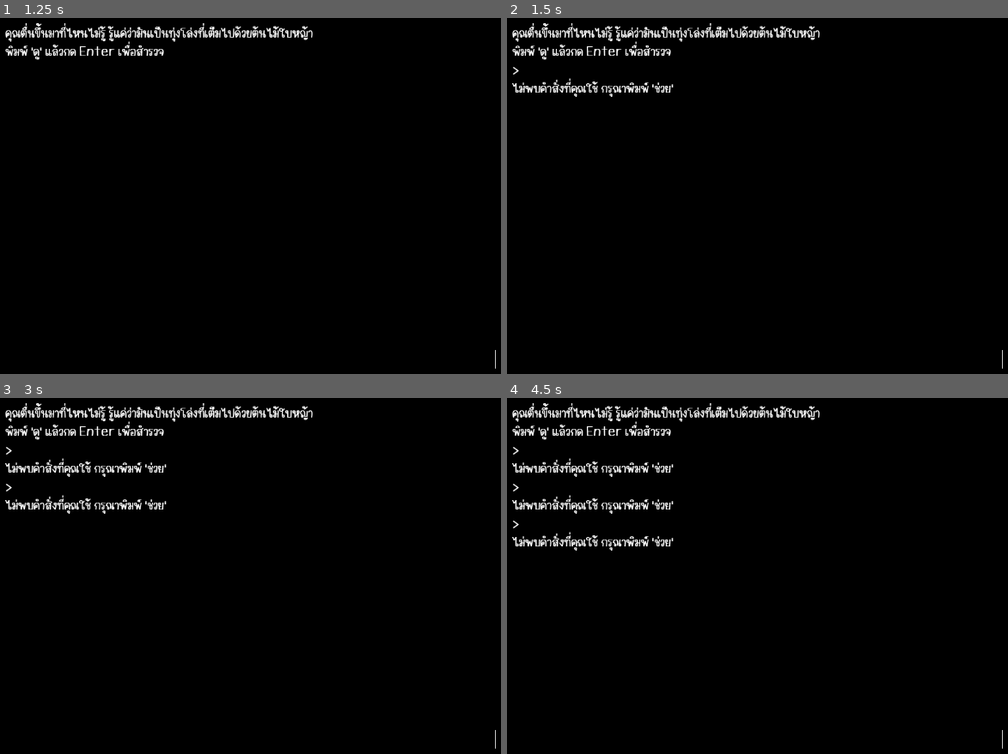
Above: before the commit, frames 1-4 (two rows, left to right).
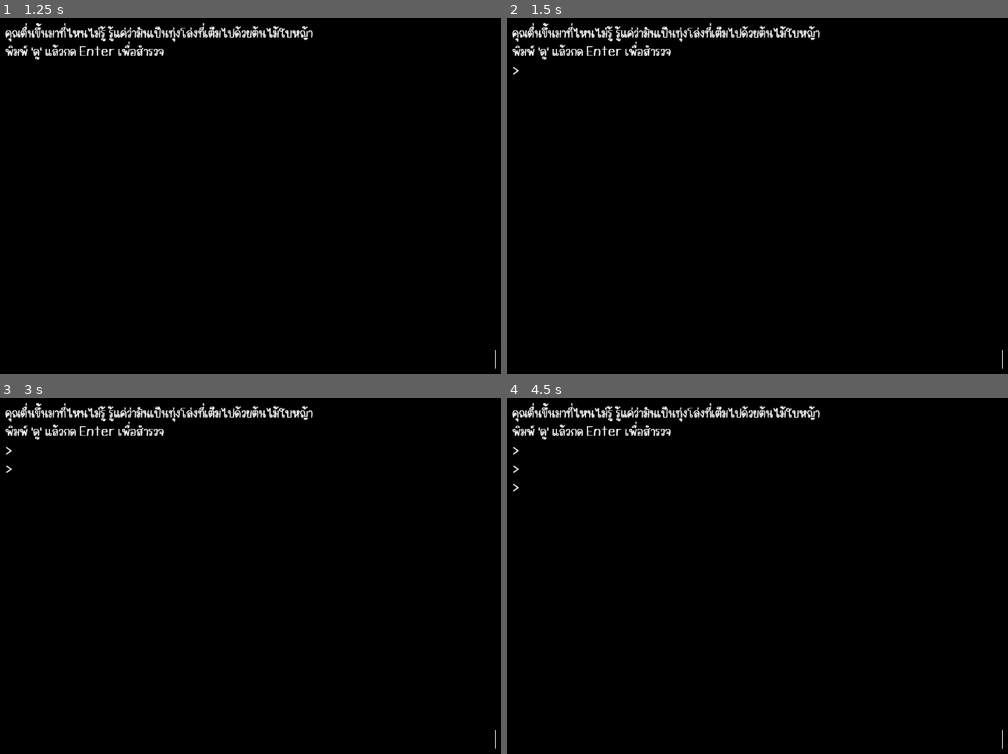
Above: after the commit, the same moments.

Repository: AcekeyHusky/project-odon
Game: Godot game, scene res://scenes/game.tscn
The game is run twice, just before and just after one commit, with the same random seed, the same clock (stepped at 60 frames per second) and the same inputs. Before the commit the project starts from res://game.tscn.
Inputs:
- Up to frame 1 (1.25 s): tap Enter (enter) at 0.5, 0.6 s
- Up to frame 2 (1.5 s): tap Space at 1.25 s; tap Enter (enter) at 1.35 s
- Up to frame 3 (3 s): tap Enter (enter) at 2, 2.1, 2.85 s; tap Space at 2.75 s
- Up to frame 4 (4.5 s): tap Enter (enter) at 3.5, 3.6, 4.35 s; tap Space at 4.25 s

Frame 1 is identical in both runs. In frame 2, 0.5% of the frame differs, in the area x 1-34%, y 16-23%; in frame 3, 1.0%; in frame 4, 1.6%, in the area x 1-34%, y 16-43%.

Commit message:
Overhaul Commands
No more hard code

Improve Commands structure, maybe future support modding?

Diff:
--- a/game.tscn
+++ /dev/null
@@ -1,84 +0,0 @@
-[gd_scene load_steps=10 format=3 uid="uid://dwd6iobkvqiah"]
-
-[ext_resource type="Script" path="res://scripts/Game.gd" id="1_cy8ls"]
-[ext_resource type="Theme" uid="uid://b0deih8fdao70" path="res://assets/themes/theme_01.tres" id="3_ep55m"]
-[ext_resource type="Script" path="res://scripts/GameManger.gd" id="3_swuky"]
-[ext_resource type="Script" path="res://scripts/Settings.gd" id="4_bhwpl"]
-[ext_resource type="Script" path="res://scripts/Commands.gd" id="5_06phl"]
-[ext_resource type="Script" path="res://scripts/Events.gd" id="6_axqxg"]
-[ext_resource type="Script" path="res://scripts/Places.gd" id="7_sldi0"]
-[ext_resource type="Script" path="res://scripts/World.gd" id="8_bucla"]
-
-[sub_resource type="GDScript" id="GDScript_82uow"]
-script/source = "extends Node
-
-var stats = {
-	\"hp\" : 10,
-	\"nick\" : \"jo\",
-	\"tired\" : 100,
-	\"cur_pos\" : 0,
-}
-
-var inventory = {
-	\"gold\" : 0,
-	\"rock\" : 0,
-	\"stick\" : 0
-}
-"
-
-[node name="Game" type="Node2D"]
-script = ExtResource("1_cy8ls")
-
-[node name="GameManager" type="Control" parent="."]
-layout_mode = 3
-anchors_preset = 0
-offset_right = 40.0
-offset_bottom = 40.0
-theme = ExtResource("3_ep55m")
-script = ExtResource("3_swuky")
-
-[node name="Settings" type="Node" parent="GameManager"]
-script = ExtResource("4_bhwpl")
-
-[node name="Logs" type="RichTextLabel" parent="GameManager"]
-modulate = Color(0, 1, 1, 1)
-layout_mode = 0
-offset_left = 16.0
-offset_top = 16.0
-offset_right = 1136.0
-offset_bottom = 632.0
-auto_translate = false
-localize_numeral_system = false
-theme_override_font_sizes/normal_font_size = 20
-bbcode_enabled = true
-fit_content = true
-scroll_following = true
-threaded = true
-
-[node name="Input" type="TextEdit" parent="GameManager"]
-layout_mode = 0
-offset_left = 834.0
-offset_top = 560.0
-offset_right = 1135.0
-offset_bottom = 636.0
-auto_translate = false
-localize_numeral_system = false
-theme_override_colors/background_color = Color(0, 0, 0, 1)
-theme_override_font_sizes/font_size = 20
-wrap_mode = 1
-caret_blink = true
-
-[node name="Player" type="Node" parent="GameManager"]
-script = SubResource("GDScript_82uow")
-
-[node name="Commands" type="Node" parent="GameManager"]
-script = ExtResource("5_06phl")
-
-[node name="Events" type="Node" parent="GameManager"]
-script = ExtResource("6_axqxg")
-
-[node name="Places" type="Node" parent="GameManager"]
-script = ExtResource("7_sldi0")
-
-[node name="World" type="Node" parent="GameManager"]
-script = ExtResource("8_bucla")
--- a/project.godot
+++ b/project.godot
@@ -11,7 +11,7 @@
 [application]
 
 config/name="โอดอน ผจญภัยอะไรไม่รู้"
-run/main_scene="res://game.tscn"
+run/main_scene="res://scenes/game.tscn"
 config/features=PackedStringArray("4.1", "Mobile")
 boot_splash/bg_color=Color(0.141176, 0.141176, 0.141176, 1)
 config/icon="res://icon.svg"
--- /dev/null
+++ b/scenes/commands.tscn
@@ -0,0 +1,34 @@
+[gd_scene load_steps=9 format=3 uid="uid://balihp4qfx0hg"]
+
+[ext_resource type="Script" path="res://scripts/commands/Commands.gd" id="1_qbptl"]
+[ext_resource type="Script" path="res://scripts/commands/CmdHelp.gd" id="2_hmley"]
+[ext_resource type="Script" path="res://scripts/commands/CmdFilter.gd" id="3_2es76"]
+[ext_resource type="Script" path="res://scripts/commands/CmdLook.gd" id="3_7nb1r"]
+[ext_resource type="Script" path="res://scripts/commands/CmdSearch.gd" id="5_0d04i"]
+[ext_resource type="Script" path="res://scripts/commands/CmdSettings.gd" id="6_446ub"]
+[ext_resource type="Script" path="res://scripts/commands/CmdClear.gd" id="7_ve3dr"]
+[ext_resource type="Script" path="res://scripts/commands/CmdGo.gd" id="8_wsfdc"]
+
+[node name="Commands" type="Node"]
+script = ExtResource("1_qbptl")
+
+[node name="CmdExample" type="Node" parent="."]
+script = ExtResource("7_ve3dr")
+
+[node name="CmdHelp" type="Node" parent="."]
+script = ExtResource("2_hmley")
+
+[node name="CmdFilter" type="Node" parent="."]
+script = ExtResource("3_2es76")
+
+[node name="CmdLook" type="Node" parent="."]
+script = ExtResource("3_7nb1r")
+
+[node name="CmdSearch" type="Node" parent="."]
+script = ExtResource("5_0d04i")
+
+[node name="CmdSettings" type="Node" parent="."]
+script = ExtResource("6_446ub")
+
+[node name="CmdGo" type="Node" parent="."]
+script = ExtResource("8_wsfdc")
--- /dev/null
+++ b/scenes/game.tscn
@@ -0,0 +1,154 @@
+[gd_scene load_steps=11 format=3 uid="uid://mpjlxjskprpi"]
+
+[ext_resource type="Theme" uid="uid://b0deih8fdao70" path="res://assets/themes/theme_01.tres" id="3_ep55m"]
+[ext_resource type="Script" path="res://scripts/Settings.gd" id="4_bhwpl"]
+[ext_resource type="PackedScene" uid="uid://balihp4qfx0hg" path="res://scenes/commands.tscn" id="5_1teoh"]
+[ext_resource type="Script" path="res://scripts/Events.gd" id="6_axqxg"]
+[ext_resource type="Script" path="res://scripts/Places.gd" id="7_sldi0"]
+[ext_resource type="Script" path="res://scripts/World.gd" id="8_bucla"]
+[ext_resource type="Script" path="res://scripts/Node2D.gd" id="8_pbxnv"]
+[ext_resource type="Script" path="res://scripts/encounters/Encounters.gd" id="8_ybp4v"]
+
+[sub_resource type="GDScript" id="GDScript_j0p1s"]
+script/source = "extends Control
+@onready var game = self
+@onready var player = $Player
+@onready var world = $World
+@onready var logs = $Logs
+@onready var input = $Input
+@onready var settings = $Settings
+@onready var commands = $Commands
+
+var turn:int = 0
+var cur_place
+var cur_room:int = 0
+var max_room:int
+var room_env:String
+var random = RandomNumberGenerator.new()
+enum stages {FREE, SCRIPT}
+var cur_stage = stages.FREE
+
+func get_event(event):
+	cur_place = event.place
+
+func get_place(place):
+	var places_data = $Places.places
+	if place in places_data:
+		var place_info = places_data[place]
+		max_room = place_info[\"rooms\"]
+		print(place_info[\"env_msg\"])
+		room_env = place_info[\"env_msg\"]
+
+func printf(text):
+	if logs.get_parsed_text() != \"\":
+		logs.add_text(\"\\n\"+text)
+	else:
+		logs.add_text(text)
+
+func can_pass():
+	# if no_enemy_block
+		return true
+
+func take_step():
+	player.stats.tired -= 1
+	printf(\"คุณเดินหน้าต่อไปอีกก้าว\")
+	player.stats.cur_pos += 1
+	printf(\"คุณยังคงอยู่ใน \"+cur_place)
+	if random.randf_range(0,1) >= 0.5:
+		printf($Events.events.found_enemy.msg0)
+	print(\"Current World Position: \"+var_to_str(player.stats.cur_pos))
+
+func _ready():
+	random.randomize()
+	input.grab_focus()
+	get_event($Events.events.ev_start)
+	get_place(cur_place)
+	printf($Events.events.ev_start.msg0)
+	print(cur_stage)
+
+func _on_input_entered():
+		commands.process_input(input.text)
+		input.clear()
+
+func _process(_delta):
+	$Logs.modulate = $Settings.textColor
+	if Input.is_action_just_pressed(\"enter\") and input.text != \"\":
+		_on_input_entered()
+"
+
+[sub_resource type="GDScript" id="GDScript_82uow"]
+script/source = "extends Node
+
+var stats = {
+	\"hp\" : 10,
+	\"nick\" : \"jo\",
+	\"tired\" : 100,
+	\"cur_pos\" : 0,
+}
+
+var inventory = {
+	\"gold\" : 0,
+	\"rock\" : 0,
+	\"stick\" : 0
+}
+"
+
+[node name="Game" type="Control"]
+layout_mode = 3
+anchors_preset = 0
+offset_right = 40.0
+offset_bottom = 40.0
+auto_translate = false
+theme = ExtResource("3_ep55m")
+script = SubResource("GDScript_j0p1s")
+
+[node name="Node2D" type="Node2D" parent="."]
+script = ExtResource("8_pbxnv")
+
+[node name="Settings" type="Node" parent="."]
+script = ExtResource("4_bhwpl")
+
+[node name="Logs" type="RichTextLabel" parent="."]
+modulate = Color(0, 1, 1, 1)
+layout_mode = 0
+offset_left = 16.0
+offset_top = 16.0
+offset_right = 1136.0
+offset_bottom = 632.0
+auto_translate = false
+localize_numeral_system = false
+theme_override_font_sizes/normal_font_size = 20
+bbcode_enabled = true
+fit_content = true
+scroll_following = true
+threaded = true
+
+[node name="Input" type="TextEdit" parent="."]
+layout_mode = 0
+offset_left = 834.0
+offset_top = 560.0
+offset_right = 1135.0
+offset_bottom = 636.0
+auto_translate = false
+localize_numeral_system = false
+theme_override_colors/background_color = Color(0, 0, 0, 1)
+theme_override_font_sizes/font_size = 20
+wrap_mode = 1
+caret_blink = true
+
+[node name="Player" type="Node" parent="."]
+script = SubResource("GDScript_82uow")
+
+[node name="Commands" parent="." instance=ExtResource("5_1teoh")]
+
+[node name="Events" type="Node" parent="."]
+script = ExtResource("6_axqxg")
+
+[node name="Places" type="Node" parent="."]
+script = ExtResource("7_sldi0")
+
+[node name="World" type="Node" parent="."]
+script = ExtResource("8_bucla")
+
+[node name="Encounters" type="Node" parent="."]
+script = ExtResource("8_ybp4v")
--- a/scripts/Commands.gd
+++ /dev/null
@@ -1,111 +0,0 @@
-extends Node
-
-@onready var player = get_node("../Player")
-@onready var game = $".."
-@onready var logs = get_node("../Logs")
-@onready var settings = get_node("../Settings")
-
-var commands_list = [
-	{
-		"cmd": ["ดู", "เบิ่ง"],
-		"desc": "ดูไง",
-		"fun": Callable(self, "cmd_look"),
-		"visible_in_help": true,
-	},
-	{
-		"cmd": "นอน",
-		"desc": "นอนไง",
-		"fun": Callable(self, "cmd_rest"),
-		"visible_in_help": true,
-	},
-	{
-		"cmd": "ล้าง",
-		"desc": "ลบข้อความทั้งหมดไปจากหน้าต่าง",
-		"fun": Callable(self, "cmd_clear"),
-		"visible_in_help": true,
-	},
-	{
-		"cmd": "ไป",
-		"desc": "ไปไง",
-		"fun": Callable(self, "cmd_go"),
-		"visible_in_help": true,
-	},
-	{
-		"cmd": "ช่วย",
-		"desc": "ช่วยด้วยยยยยยยยยยยยยยยยยยยยย",
-		"fun": Callable(self, "cmd_help"),
-		"visible_in_help": true,
-	},
-	{
-		"cmd": "สถานะ",
-		"desc": "สถานะไง",
-		"fun": Callable(self, "cmd_status"),
-		"visible_in_help": true,
-	},
-	{
-		"cmd": "ต่อย",
-		"desc": "ต่อยไง",
-		"fun": Callable(self, "cmd_punch"),
-		"visible_in_help": true,
-	},
-	{
-		"cmd": ["ปรับแต่ง","ตั้งค่า"],
-		"desc": "ปรับแต่งรูปแบบจอแสดงผล (สีข้อความ)",
-		"fun": Callable(self, "cmd_setting"),
-		"visible_in_help": true,
-	},
-
-	# เพิ่มต่อให้ครบด้วยจ้า.....
-]
-
-var msg0:String
-var msg1:String
-var msg2:String
-var result_succ:String
-var result_fail:String
-
-func cmd_look():
-	msg0 = "คุณแหกตาเบิ่งสถานที่แห่งนี้ และพบว่า..."
-	game.printf(msg0+game.room_env)
-
-func cmd_search():
-	msg0 = "คุณพยายามค้นดูว่าที่นี่มีอะไรน่าสนใจบ้าง"
-	result_succ = "และคุณก็พบ"
-	result_fail = "แต่น่าเสียดายที่คุณไม่พบอะไรเลย"
-	game.printf(msg0)
-
-func cmd_rest():
-	var msg_showTired = " (ความเหนื่อยล้าปัจจุบัน: "+var_to_str(player.stats.tired)+")"
-	if player.stats.tired >= 80:
-		game.printf("คุณพยายามข่มตาหลับ แต่ตาคุณยังสว่างอยู่เลย"+msg_showTired)
-	elif player.stats.tired >= 60:
-		game.printf("คุณยังไม่รู้สึกง่วงสักเท่าไหร่"+msg_showTired)
-
-func cmd_clear():
-	logs.clear()
-
-func cmd_help():
-	game.printf("ดูเหมือนว่าคุณจะสามารถทำสิ่งต่อไปนี้ได้.....")
-	for _cmd in commands_list.filter(func(item): return item['visible_in_help'] == true ):
-		var _display_cmd = ""
-		if ( typeof(_cmd.cmd) == TYPE_ARRAY ):
-			_display_cmd = ", ".join( PackedStringArray(_cmd.cmd) )
-		else:
-			_display_cmd = _cmd.cmd
-		game.printf( "- %s ( %s )" % [ _display_cmd, _cmd.desc ] )
-
-func cmd_go():
-	if game.shall_pass():
-		game.take_step()
-
-func cmd_status():
-	game.printf("ฮ.พ. = "+var_to_str(player.stats.hp))
-
-func cmd_punch():
-	# If no enemy
-	game.printf("คุณต่อยลม")
-
-func cmd_setting():
-	settings.settingMode = true
-	game.printf("คุณเข้าสู่หน้าตั้งค่า/ปรับแต่งจอแสดงผล")
-	game.printf("ใส่รหัสสีเพื่อเปลี่ยนสีตัวอักษร (รหัส RGB โดยไม่ต้องมี #)")
--- a/scripts/Game.gd
+++ b/scripts/Game.gd
@@ -1,5 +1,100 @@
-extends Node2D
+extends Control
 
+var turn:int = 0
+var cur_place
+var cur_room:int = 0
+var max_room:int
+var room_env:String
+var random = RandomNumberGenerator.new()
 
-func _draw():
-	draw_rect(Rect2(0, 0, 10000, 10000), $GameManager/Settings.BGColor)
+@onready var player = $Player
+@onready var world = $World
+@onready var logs = $Logs
+@onready var input = $Input
+@onready var settings = $Settings
+@onready var commands = $Commands
+
+func get_event(event):
+	cur_place = event.place
+
+func get_place(place):
+	var places_data = $Places.places
+	if place in places_data:
+		var place_info = places_data[place]
+		max_room = place_info["rooms"]
+		print(place_info["env_msg"])
+		room_env = place_info["env_msg"]
+
+func printf(text):
+	if logs.get_parsed_text() != "":
+		logs.add_text("\n"+text)
+	else:
+		logs.add_text(text)
+
+func run_command(text):
+	printf("> %s" % text)
+	if settings.settingMode:
+		if !colorCheck(text):
+			printf("คุณต้องใส่ค่าสี RGB ก่อน")
+		else:
+			printf("สีอักษรปัจจุบัน: " + settings.textColor)
+			printf("กลับเข้าสู่โหมดเล่นเกมปกติ")
+			settings.setTextColor(text)
+			settings.settingMode = false
+	else:
+		if text == "ค้น":
+			$Commands.cmd_search()
+		elif text == "ดู" or text == "เบิ่ง":
+			$Commands.cmd_look()
+		elif text == "นอน" or text == "พัก":
+			$Commands.cmd_rest()
+		elif text == "ล้าง":
+			$Commands.cmd_clear()
+		elif text == "ไป":
+			$Commands.cmd_go()
+		elif text == "ช่วย":
+			$Commands.cmd_help()
+		elif text == "สถานะ":
+			$Commands.cmd_status()
+		elif text == "ต่อย":
+			$Commands.cmd_punch()
+		elif text == "ปรับแต่ง" or text == "ตั้งค่า":
+			$Commands.cmd_setting()
+
+func can_pass():
+	# if no_enemy_block
+		return true
+
+func take_step():
+	player.stats.tired -= 1
+	printf("คุณเดินหน้าต่อไปอีกก้าว")
+	player.stats.cur_pos += 1
+	printf("คุณยังคงอยู่ใน "+cur_place)
+	if random.randf_range(0,1) >= 0.5:
+		printf($Events.events.found_enemy.msg0)
+	print("Current World Position: "+var_to_str(player.stats.cur_pos))
+
+func _ready():
+	random.randomize()
+	input.grab_focus()
+	get_event($Events.events.ev_start)
+	get_place(cur_place)
+	printf($Events.events.ev_start.msg0)
+
+func _on_input_entered():
+		commands.process_input(input.text)
+		input.clear()
+
+func _process(_delta):
+	$Logs.modulate = $Settings.textColor
+	if Input.is_action_just_pressed("enter") and input.text != "":
+		_on_input_entered()
+
+func colorCheck(text):
+	if text.length() == 6:
+		for i in text:
+			if !(i.is_valid_hex_number()):
+				return false
+		return true
+	else:
+		return false
--- a/scripts/GameManger.gd
+++ /dev/null
@@ -1,105 +0,0 @@
-extends Control
-
-var turn:int = 0
-var cur_place
-var cur_room:int = 0
-var max_room:int
-var room_env:String
-var random = RandomNumberGenerator.new()
-
-@onready var player = $Player
-@onready var world = $World
-@onready var logs = $Logs
-@onready var input = $Input
-@onready var settings = $Settings
-
-func generate_world(max_size):
-	world.size = 2
-	# ทำต่อให้ทีจิ
-
-func get_event(event):
-	cur_place = event.place
-
-func get_place(place):
-	var places_data = $Places.places
-	if place in places_data:
-		var place_info = places_data[place]
-		max_room = place_info["rooms"]
-		print(place_info["env_msg"])
-		room_env = place_info["env_msg"]
-
-func printf(_text):
-	if logs.get_parsed_text() != "":
-		logs.add_text("\n"+_text)
-	else:
-		logs.add_text(_text)
-
-func clear_text():
-	input.clear()
-
-func run_command(text):
-	printf("> %s" % text)
-	if settings.settingMode:
-		if !colorCheck(text):
-			printf("คุณต้องใส่ค่าสี RGB ก่อน")
-		else:
-			printf("สีอักษรปัจจุบัน: " + settings.textColor)
-			printf("กลับเข้าสู่โหมดเล่นเกมปกติ")
-			settings.setTextColor(text)
-			settings.settingMode = false
-	else:
-		if text == "ค้น":
-			$Commands.cmd_search()
-		elif text == "ดู" or text == "เบิ่ง":
-			$Commands.cmd_look()
-		elif text == "นอน" or text == "พัก":
-			$Commands.cmd_rest()
-		elif text == "ล้าง":
-			$Commands.cmd_clear()
-		elif text == "ไป":
-			$Commands.cmd_go()
-		elif text == "ช่วย":
-			$Commands.cmd_help()
-		elif text == "สถานะ":
-			$Commands.cmd_status()
-		elif text == "ต่อย":
-			$Commands.cmd_punch()
-		elif text == "ปรับแต่ง" or text == "ตั้งค่า":
-			$Commands.cmd_setting()
-		else:
-			printf("ไม่พบคำสั่งที่คุณใช้ กรุณาพิมพ์ 'ช่วย'")
-
-func shall_pass():
-	# if no_enemy_block():
-		return true
-
-func take_step():
-	player.stats.tired -= 1
-	printf("คุณเดินหน้าต่อไปอีกก้าว")
-	player.stats.cur_pos += 1
-	printf("คุณยังคงอยู่ใน "+cur_place)
-	if random.randf_range(0,1) >= 0.5:
-		printf($Events.events.found_enemy.msg0)
-	print("Current World Position: "+var_to_str(player.stats.cur_pos))
-
-func _ready():
-	random.randomize()
-	input.grab_focus()
-	get_event($Events.events.ev_start)
-	get_place(cur_place)
-	printf($Events.events.ev_start.msg0)
-
-func _process(_delta):
-	$Logs.modulate = $Settings.textColor
-	if Input.is_action_just_pressed("enter") and input.text != "":
-		run_command(input.text)
-		clear_text()
-
-func colorCheck(text):
-	if text.length() == 6:
-		for i in text:
-			if !(i.is_valid_hex_number()):
-				return false
-		return true
-	else:
-		return false
--- /dev/null
+++ b/scripts/Node2D.gd
@@ -0,0 +1,5 @@
+extends Node2D
+
+
+func _draw():
+	draw_rect(Rect2(0, 0, 10000, 10000), $"../Settings".BGColor)
--- a/scripts/Settings.gd
+++ b/scripts/Settings.gd
@@ -2,7 +2,6 @@
 
 var textColor = "#ffffff"
 var BGColor = "#000000"
-var settingMode = false
 
 func setTextColor(color):
 	textColor = "#" + color
--- a/scripts/World.gd
+++ b/scripts/World.gd
@@ -1,6 +1,10 @@
 extends Node
 
 var size:int
+
+func generate_world(max_size):
+	size = 2
+	# ทำต่อให้ทีจิ
 
 func _ready():
 	var test = Node.new()
--- /dev/null
+++ b/scripts/commands/CmdClear.gd
@@ -0,0 +1,10 @@
+"""
+ตัวอย่างการเพิ่ม Command
+"""
+extends Node
+@onready var game = $"../.."
+
+var key = "สวัสดีโลก" # เมื่อพิมพ์ข้อความนี้ โค้ดจะทำงาน
+
+func fun(): # ชุดโค้ดที่จะะทำงานเมื่อพิมพ์คำสั่ง
+	game.printf("สวัสดีมนุษย์") # แสดงผลข้อความนี้ในเกม
--- /dev/null
+++ b/scripts/commands/CmdFilter.gd
@@ -0,0 +1,10 @@
+"""
+กรองคำหยาบคาย
+"""
+extends Node
+@onready var game = $"../.."
+
+var key = "เหี้ย"
+
+func fun():
+	game.printf("จุ๊ๆ ไม่เอา ไม่พูด")
--- /dev/null
+++ b/scripts/commands/CmdGo.gd
@@ -0,0 +1,8 @@
+extends Node
+@onready var game = $"../.."
+
+var key = "ไป"
+
+func fun():
+	if game.can_pass():
+		game.take_step()
--- /dev/null
+++ b/scripts/commands/CmdHelp.gd
@@ -0,0 +1,70 @@
+"""
+คำสั่ง 'ช่วย'
+"""
+extends Node
+@onready var game = $"../.."
+
+var key = "ช่วย"
+
+var commands_list = [
+	{
+		"cmd": ["ดู", "เบิ่ง"],
+		"desc": "ดูไง",
+		"fun": Callable(self, "cmd_look"),
+		"visible_in_help": true,
+	},
+	{
+		"cmd": "นอน",
+		"desc": "นอนไง",
+		"fun": Callable(self, "cmd_rest"),
+		"visible_in_help": true,
+	},
+	{
+		"cmd": "ล้าง",
+		"desc": "ลบข้อความทั้งหมดไปจากหน้าต่าง",
+		"fun": Callable(self, "cmd_clear"),
+		"visible_in_help": true,
+	},
+	{
+		"cmd": "ไป",
+		"desc": "ไปไง",
+		"fun": Callable(self, "cmd_go"),
+		"visible_in_help": true,
+	},
+	{
+		"cmd": "ช่วย",
+		"desc": "ช่วยด้วยยยยยยยยยยยยยยยยยยยยย",
+		"fun": Callable(self, "cmd_help"),
+		"visible_in_help": true,
+	},
+	{
+		"cmd": "สถานะ",
+		"desc": "สถานะไง",
+		"fun": Callable(self, "cmd_status"),
+		"visible_in_help": true,
+	},
+	{
+		"cmd": "ต่อย",
+		"desc": "ต่อยไง",
+		"fun": Callable(self, "cmd_punch"),
+		"visible_in_help": true,
+	},
+	{
+		"cmd": ["ปรับแต่ง","ตั้งค่า"],
+		"desc": "ปรับแต่งรูปแบบจอแสดงผล (สีข้อความ)",
+		"fun": Callable(self, "cmd_setting"),
+		"visible_in_help": true,
+	},
+
+	# เพิ่มต่อให้ครบด้วยจ้า.....
+]
+
+func fun():
+	game.printf("ดูเหมือนว่าคุณจะสามารถทำสิ่งต่อไปนี้ได้.....")
+	for _cmd in commands_list.filter(func(item): return item['visible_in_help'] == true ):
+		var _display_cmd = ""
+		if ( typeof(_cmd.cmd) == TYPE_ARRAY ):
+			_display_cmd = ", ".join( PackedStringArray(_cmd.cmd) )
+		else:
+			_display_cmd = _cmd.cmd
+		game.printf( "- %s ( %s )" % [ _display_cmd, _cmd.desc ] )
--- /dev/null
+++ b/scripts/commands/CmdLook.gd
@@ -0,0 +1,16 @@
+"""
+ดูสถานที่ สิ่งมีชีวิต หรือวัตถุ
+
+วิธีใช้:
+	ดู
+	ดู<สมช>
+	ดู<วัตถุ>
+"""
+extends Node
+@onready var game = $"../.."
+
+var key = "ดู"
+var aliases = ["เบิ่ง"]
+
+func fun():
+	game.printf("คุณแหกตาเบิ่งสถานที่แห่งนี้ และพบว่า..." + game.room_env)
--- /dev/null
+++ b/scripts/commands/CmdSearch.gd
@@ -0,0 +1,8 @@
+extends Node
+@onready var game = $".."
+
+var result_succ = "และคุณก็พบ"
+var result_fail = "แต่น่าเสียดายที่คุณไม่พบอะไรเลย"
+
+func fun():
+	game.printf("คุณพยายามค้นดูว่าที่นี่มีอะไรน่าสนใจบ้าง")
--- /dev/null
+++ b/scripts/commands/CmdSettings.gd
@@ -0,0 +1,9 @@
+extends Node
+@onready var game = $"../.."
+
+var key = "ตั้งค่า"
+
+func fun():
+	game.cur_stage = 1
+	game.printf("คุณเข้าสู่หน้าตั้งค่า/ปรับแต่งจอแสดงผล")
+	game.printf("ใส่รหัสสีเพื่อเปลี่ยนสีตัวอักษร (รหัส RGB โดยไม่ต้องมี #)")
--- /dev/null
+++ b/scripts/commands/Commands.gd
@@ -0,0 +1,72 @@
+extends Node
+@onready var player = get_node("../Player")
+@onready var game = $".."
+@onready var logs = get_node("../Logs")
+@onready var settings = get_node("../Settings")
+
+
+func process_input(input):
+	game.printf("> %s" % input)
+
+	if game.cur_stage == 1:
+		if !colorCheck(input):
+			game.printf("คุณต้องใส่ค่าสี RGB ก่อน")
+		else:
+			game.printf("สีอักษรปัจจุบัน: " + settings.textColor)
+			game.printf("กลับเข้าสู่โหมดเล่นเกมปกติ")
+			settings.setTextColor(input)
+			game.cur_stage = 0
+	else:
+		var words = input.split(" ", false)
+		if words.size() == 0:
+			return "Error: no words were parsed."
+		var first_word = words[0]
+		var second_word = ""
+		if words.size() > 1:
+			second_word = words[1]
+
+		match first_word:
+			"ล้าง":
+				CmdClear()
+			"ต่อย":
+				CmdPunch()
+			"สถานะ":
+				CmdStatus()
+			"นอน":
+				CmdRest()
+			_:
+				var found_key
+				for child in get_children():
+					var child_key = child.get("key")
+					if child_key == first_word:
+						child.fun()
+						found_key = true
+						break
+				if!found_key:
+					game.printf("ไม่พบคำสั่งที่คุณใช้ กรุณาพิมพ์ 'ช่วย'")
+
+func colorCheck(text):
+	if text.length() == 6:
+		for i in text:
+			if !(i.is_valid_hex_number()):
+				return false
+		return true
+	else:
+		return false
+
+func CmdRest():
+	var msg_showTired = " (ความเหนื่อยล้าปัจจุบัน: "+var_to_str(player.stats.tired)+")"
+	if player.stats.tired >= 80:
+		game.printf("คุณพยายามข่มตาหลับ แต่ตาคุณยังสว่างอยู่เลย"+msg_showTired)
+	elif player.stats.tired >= 60:
+		game.printf("คุณยังไม่รู้สึกง่วงสักเท่าไหร่"+msg_showTired)
+
+func CmdClear():
+	logs.clear()
+
+func CmdStatus():
+	game.printf("ฮ.พ. = "+var_to_str(player.stats.hp))
+
+func CmdPunch():
+	# If no enemy
+	game.printf("คุณต่อยลม")
--- /dev/null
+++ b/scripts/encounters/Encounters.gd
@@ -0,0 +1 @@
+extends Node
